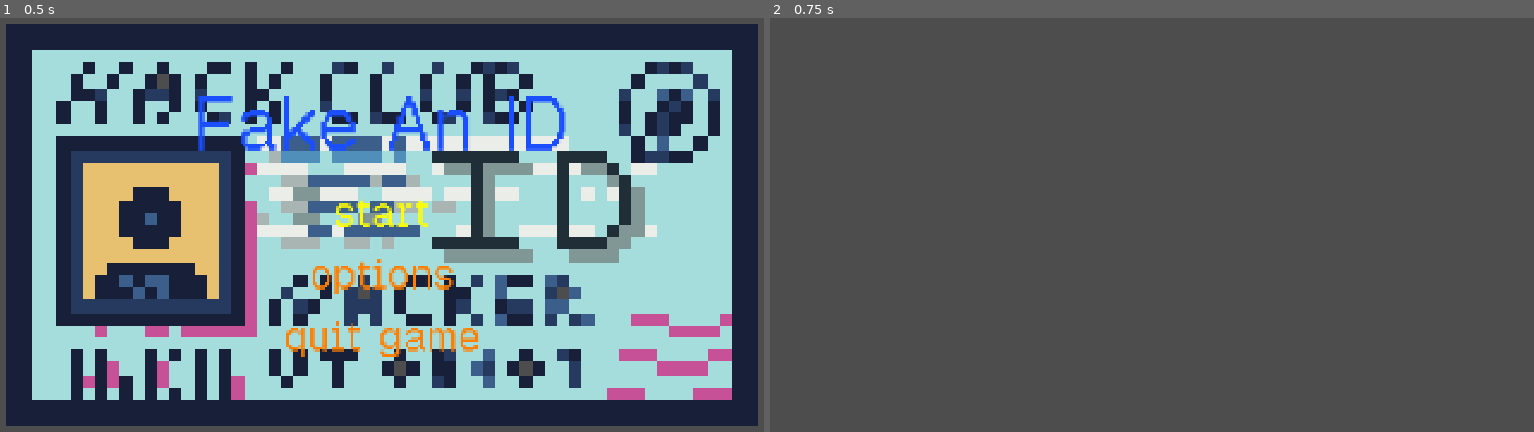
Above: before the commit, frames 1-2 (left to right).
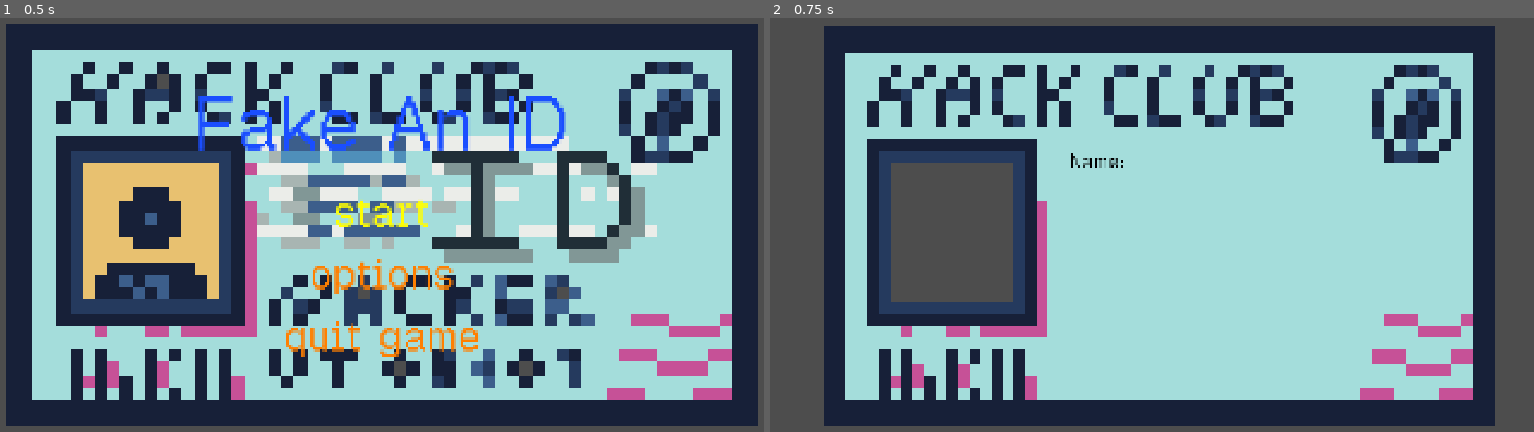
Above: after the commit, the same moments.

Repository: itstntcraft123/fake-an-id
Game: Godot game, scene res://scenes/main_menu.tscn
The game is run twice, just before and just after one commit, with the same random seed, the same clock (stepped at 60 frames per second) and the same inputs.
Inputs:
- Up to frame 1 (0.5 s): no input
- Up to frame 2 (0.75 s): click "[color=#ffffff00]> [/color]st…" at 0.5 s

Frame 1 is identical in both runs. In frame 2, 79% of the frame differs, in the area x 7-95%, y 1-99%.

Commit message:
added baseline of id draft's labels and textures

Diff:
--- a/scenes/game.tscn
+++ b/scenes/game.tscn
@@ -2,9 +2,29 @@
 
 [ext_resource type="Script" uid="uid://0s4iebvuhv6a" path="res://scripts/game.gd" id="1_uwrxv"]
 [ext_resource type="PackedScene" uid="uid://pcbnymjs5gst" path="res://scenes/escape_screen.tscn" id="2_yqjtg"]
+[ext_resource type="Texture2D" uid="uid://py73ljae74sf" path="res://sprites/id-placeholder.png" id="3_lnu2h"]
+[ext_resource type="Theme" uid="uid://ckm8ormicu8rl" path="res://theme.tres" id="4_lbhrr"]
 
 [node name="Game" type="Node2D" unique_id=478941946]
 script = ExtResource("1_uwrxv")
 escape_screen = ExtResource("2_yqjtg")
 
 [node name="UI" type="CanvasLayer" parent="." unique_id=1346658912]
+
+[node name="TextureRect" type="TextureRect" parent="." unique_id=418763772]
+texture_filter = 1
+offset_left = 117.0
+offset_top = 4.0
+offset_right = 1838.6
+offset_bottom = 1080.0
+texture = ExtResource("3_lnu2h")
+
+[node name="Label" type="Label" parent="." unique_id=1600423695]
+offset_left = 762.0
+offset_top = 354.0
+offset_right = 953.0
+offset_bottom = 497.0
+theme = ExtResource("4_lbhrr")
+theme_override_colors/font_color = Color(0, 0, 0, 1)
+theme_override_font_sizes/font_size = 48
+text = "Name:"
Binary file added: sprites/facePlaceholder.png
Not shown, added: sprites/facePlaceholder.png.import
